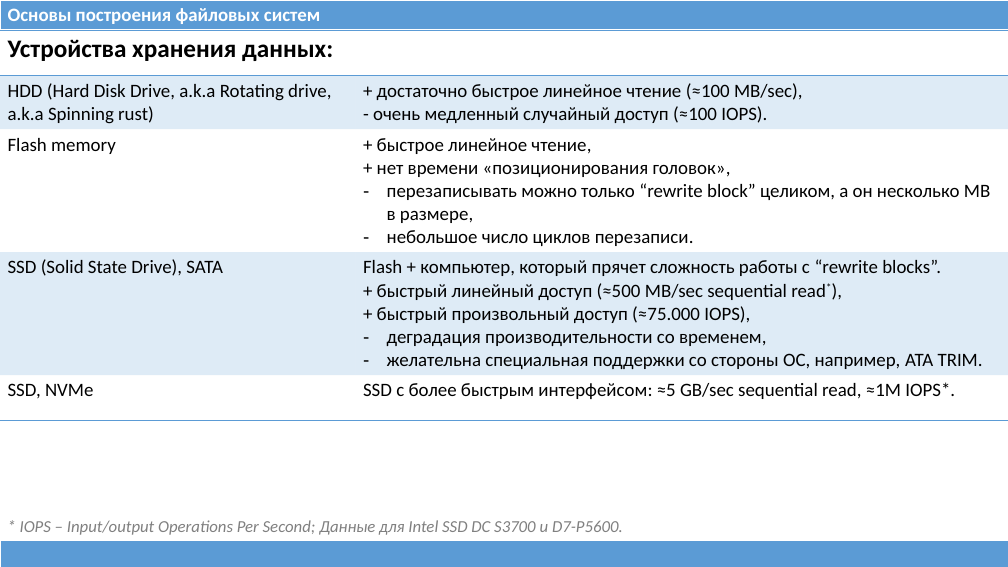
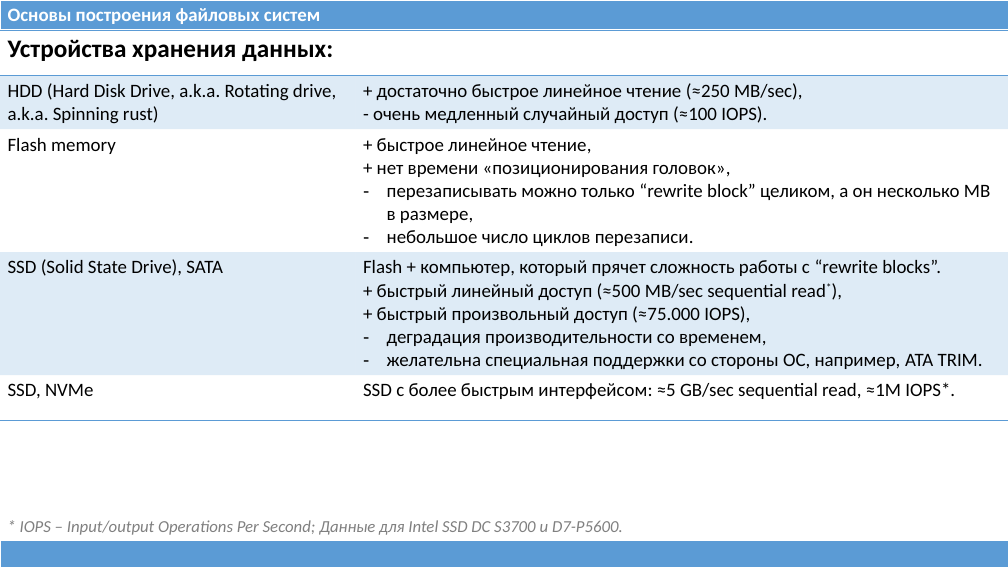
Before and after one commit to dominiquelefevre/filesystems-101, a slide deck: slide 23 of talks/src/class00.pptx (slide 22 before the commit). Drawn at 1008x567 pixels with LibreOffice and Linux fonts; fonts in the diff are those of the drawing. Boxes give left, top, right and bottom in pixels: in the first picture for what was removed or moved away, otherwise in the second. Text is boxed around its words. In the diff, an @@ line names an element or a change of style, - is before the commit and + after.

```diff
--- a/talks/src/class00.pptx
+++ b/talks/src/class00.pptx
@@ table at <box>0,30,1008,416</box> @@
-row 2, column 1: HDD (Hard Disk Drive, a.k.a Rotating drive, a.k.a Spinning rust)
+row 2, column 1: HDD (Hard Disk Drive, a.k.a. Rotating drive, a.k.a. Spinning rust)
-row 2, column 2: + достаточно быстрое линейное чтение (≈100 MB/sec), / - очень медленный случайный доступ (≈100 IOPS).
+row 2, column 2: + достаточно быстрое линейное чтение (≈250 MB/sec), / - очень медленный случайный доступ (≈100 IOPS).
```
Also in this commit, not shown: 7 other slides changed, 1 slide added.
